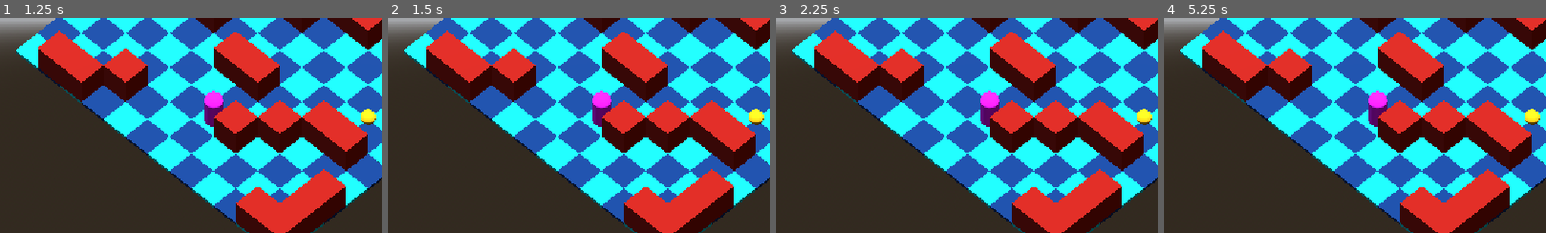
Above: before the commit, frames 1-4 (left to right).
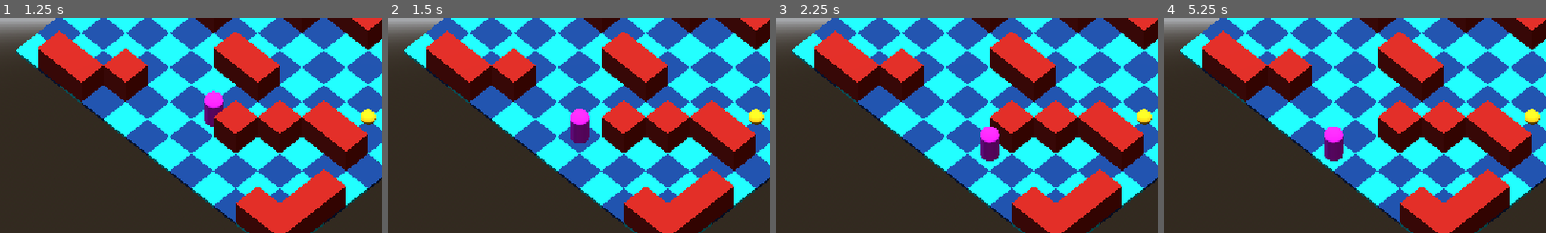
Above: after the commit, the same moments.

Repository: kaezrr/RLExplorer
Game: Godot game, scene res://scenes/main.tscn
Same seed, same stepped clock (60 frames per second), same inputs: the game is played once before the commit and once after it.
Inputs:
- Up to frame 1 (1.25 s): tap Enter at 0.5 s; hold D from 0.53 s (still down)
- Up to frame 2 (1.5 s): tap Space at 1.25 s; release D at 1.28 s; hold S from 1.28 s (still down)
- Up to frame 3 (2.25 s): tap Enter at 2 s; release S at 2.03 s; hold D from 2.03 s (still down)
- Up to frame 4 (5.25 s): tap Space at 2.75, 4.25 s; release D at 2.78 s; hold W 2.78-3.53 s; tap Enter at 3.5 s; hold A 3.53-5.03 s; hold S from 5.03 s (still down)
The pictures show only the part of the screen within x 13-63%, y 40-90%; the shares and areas given below are measured in that part.

Frame 1 is identical in both runs. In frame 2, 1.3% of the frame differs, in the area x 47-59%, y 33-59%; in frame 3, 1.3%; in frame 4, 1.3%.

Commit message:
add agent movement

Diff:
--- a/scenes/main.tscn
+++ b/scenes/main.tscn
@@ -2,6 +2,7 @@
 
 [ext_resource type="Script" uid="uid://dh4ae2ergthvf" path="res://scripts/main.gd" id="1_0wfyh"]
 [ext_resource type="MeshLibrary" uid="uid://tkktuvvgibxh" path="res://assets/mesh_library.tres" id="1_o5qli"]
+[ext_resource type="Script" uid="uid://cc56gahg4a4d2" path="res://scripts/agent.gd" id="3_sugp2"]
 
 [sub_resource type="StandardMaterial3D" id="StandardMaterial3D_f1vde"]
 albedo_color = Color(0.96862745, 0.09019608, 1, 1)
@@ -34,6 +35,7 @@
 
 [node name="Agent" type="MeshInstance3D" parent="." unique_id=1297832886]
 mesh = SubResource("CapsuleMesh_mf55y")
+script = ExtResource("3_sugp2")
 
 [node name="Environment" type="Node" parent="." unique_id=1427445485]
 
--- /dev/null
+++ b/scripts/agent.gd
@@ -0,0 +1,118 @@
+extends Node3D
+class_name GridAgent
+
+
+enum Action {
+	UP,
+	DOWN,
+	LEFT,
+	RIGHT
+}
+
+
+const EMPTY := 0
+const OBSTACLE := 1
+const COLLECTIBLE := 2
+const AGENT_START := 3
+
+
+const DIRECTIONS := {
+	Action.UP: Vector2i(0, -1),
+	Action.DOWN: Vector2i(0, 1),
+	Action.LEFT: Vector2i(-1, 0),
+	Action.RIGHT: Vector2i(1, 0)
+}
+
+
+var grid_position := Vector2i.ZERO
+var grid_data: Array = []
+var grid_renderer: GridRenderer
+
+
+func setup(
+	start_position: Vector2i,
+	world_grid: Array,
+	renderer: GridRenderer
+) -> void:
+
+	grid_position = start_position
+	grid_data = world_grid
+	grid_renderer = renderer
+
+	update_visual_position()
+
+
+func try_move(action: int) -> Dictionary:
+	if not DIRECTIONS.has(action):
+		return {
+			"success": false,
+			"blocked": true,
+			"collected": false,
+			"position": grid_position
+		}
+
+	var direction: Vector2i = DIRECTIONS[action]
+
+	var target_position := grid_position + direction
+
+	# Check whether the target is inside the grid.
+	if not is_inside_grid(target_position):
+		return {
+			"success": false,
+			"blocked": true,
+			"collected": false,
+			"position": grid_position
+		}
+
+	# Check whether the target is an obstacle.
+	if grid_data[target_position.y][target_position.x] == OBSTACLE:
+		return {
+			"success": false,
+			"blocked": true,
+			"collected": false,
+			"position": grid_position
+		}
+
+	# Move the agent.
+	grid_position = target_position
+
+	var collected := false
+
+	# Check whether the agent entered a collectible cell.
+	if grid_data[grid_position.y][grid_position.x] == COLLECTIBLE:
+		grid_data[grid_position.y][grid_position.x] = EMPTY
+		collected = true
+
+	update_visual_position()
+
+	return {
+		"success": true,
+		"blocked": false,
+		"collected": collected,
+		"position": grid_position
+	}
+
+
+func is_inside_grid(position: Vector2i) -> bool:
+	if position.y < 0:
+		return false
+
+	if position.y >= grid_data.size():
+		return false
+
+	if position.x < 0:
+		return false
+
+	if position.x >= grid_data[position.y].size():
+		return false
+
+	return true
+
+
+func update_visual_position() -> void:
+	if grid_renderer == null:
+		return
+
+	position = grid_renderer.grid_to_world(
+		grid_position
+	)
--- a/scripts/main.gd
+++ b/scripts/main.gd
@@ -1,7 +1,7 @@
 extends Node3D
 
 @onready var grid_map: GridMap = $GridMap
-@onready var agent: MeshInstance3D = $Agent
+@onready var agent: GridAgent = $Agent
 @onready var camera: Camera3D = $Camera3D
 
 @export var MAP_SEED := 42
@@ -32,7 +32,11 @@
 
 	var start_position := find_agent_start(grid)
 
-	agent.position = grid_renderer.grid_to_world(start_position)
+	agent.setup(
+		start_position,
+		grid,
+		grid_renderer
+	)
 
 	position_camera(GridWorld.GRID_SIZE)
 
@@ -47,3 +51,34 @@
 				return Vector2i(x, y)
 
 	return Vector2i.ZERO
+
+func _unhandled_input(event: InputEvent) -> void:
+	if event is InputEventKey and event.pressed and not event.echo:
+
+		match event.keycode:
+			KEY_W:
+				test_agent_move(GridAgent.Action.UP)
+
+			KEY_S:
+				test_agent_move(GridAgent.Action.DOWN)
+
+			KEY_A:
+				test_agent_move(GridAgent.Action.LEFT)
+
+			KEY_D:
+				test_agent_move(GridAgent.Action.RIGHT)
+
+
+func test_agent_move(action: int) -> void:
+	var result := agent.try_move(action)
+
+	print(
+		"Action: ",
+		action,
+		" | Position: ",
+		result.position,
+		" | Blocked: ",
+		result.blocked,
+		" | Collected: ",
+		result.collected
+	)
Not shown, added: scripts/agent.gd.uid
